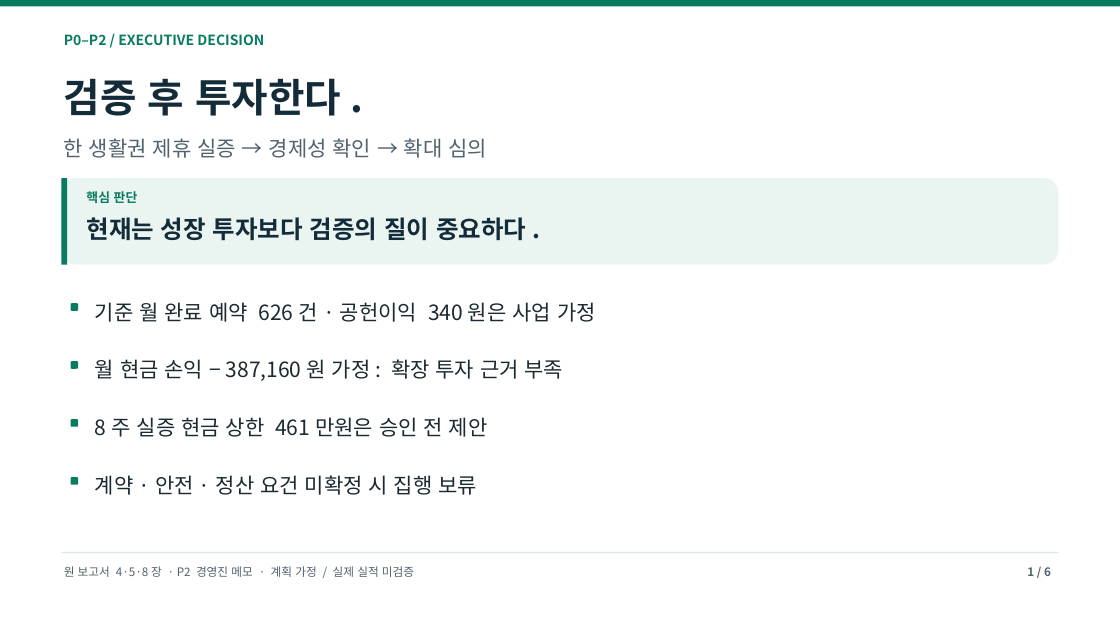
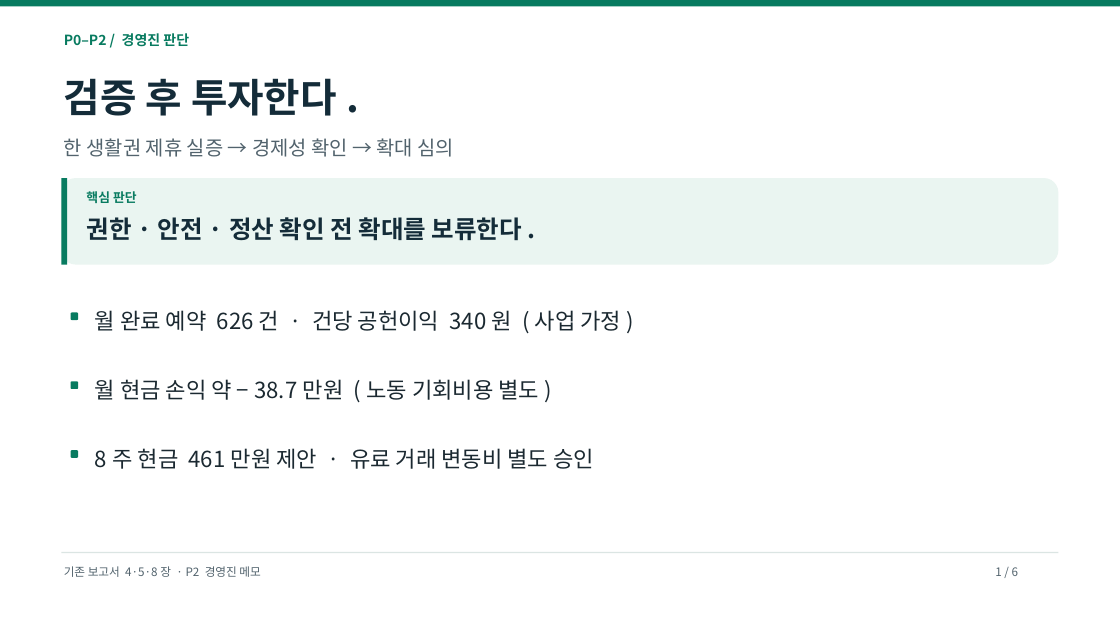
Before and after one commit to dohyunkimmm/footmate-case-study, a slide deck: slide 1 of src/case-study/downloads/footmate_strategy_p0_p2.pptx. Drawn at 1120x630 pixels with LibreOffice and Linux fonts; fonts in the diff are those of the drawing. Boxes give left, top, right and bottom in pixels: in the first picture for what was removed or moved away, otherwise in the second. Text is boxed around its words. In the diff, an @@ line names an element or a change of style, - is before the commit and + after.

```diff
--- a/src/case-study/downloads/footmate_strategy_p0_p2.pptx
+++ b/src/case-study/downloads/footmate_strategy_p0_p2.pptx
@@ text at [64, 33, 189, 47]: text changed @@
-P0–P2 / EXECUTIVE DECISION
+P0–P2 / 경영진 판단
@@ text "한 생활권 제휴 실증 → ..." at [64, 138, 455, 157]: size 18 to 17 pt @@
@@ text at [87, 217, 522, 241]: text changed @@
-현재는 성장 투자보다 검증의 질이 중요하다.
+권한·안전·정산 확인 전 확대를 보류한다.
@@ rounded rectangle: place and size @@
-rounded rectangle at [71, 303, 78, 311]
+rounded rectangle at [71, 313, 78, 320]
@@ text at [95, 310, 622, 331]: text changed; size 18 to 19 pt @@
-기준 월 완료 예약 626건·공헌이익 340원은 사업 가정
+월 완료 예약 626건 · 건당 공헌이익 340원 (사업 가정)
@@ rounded rectangle: place and size @@
-rounded rectangle at [71, 361, 78, 369]
+rounded rectangle at [71, 381, 78, 389]
@@ text at [95, 379, 539, 400]: text changed; size 18 to 19 pt @@
-월 현금 손익 −387,160원 가정: 확장 투자 근거 부족
+월 현금 손익 약 −38.7만원 (노동 기회비용 별도)
@@ text at [138, 448, 594, 469]: text changed; size 18 to 19 pt @@
-8주 실증 현금 상한 461만원은 승인 전 제안
+8주 현금 461만원 제안 · 유료 거래 변동비 별도 승인
@@ rounded rectangle: place and size @@
-rounded rectangle at [71, 419, 78, 427]
+rounded rectangle at [71, 450, 78, 458]
@@ rounded rectangle removed at [71, 477, 78, 485] @@
@@ text removed at [95, 475, 477, 495] @@
-계약·안전·정산 요건 미확정 시 집행 보류
@@ text at [64, 566, 260, 577]: text changed @@
-원 보고서 4·5·8장 · P2 경영진 메모 · 계획 가정 / 실제 실적 미검증
+기존 보고서 4·5·8장 · P2 경영진 메모
@@ text "1 / 6" at [995, 567, 1018, 576]: bold off; alignment right to left @@
```
Also in this commit, not shown: 5 other slides changed.
